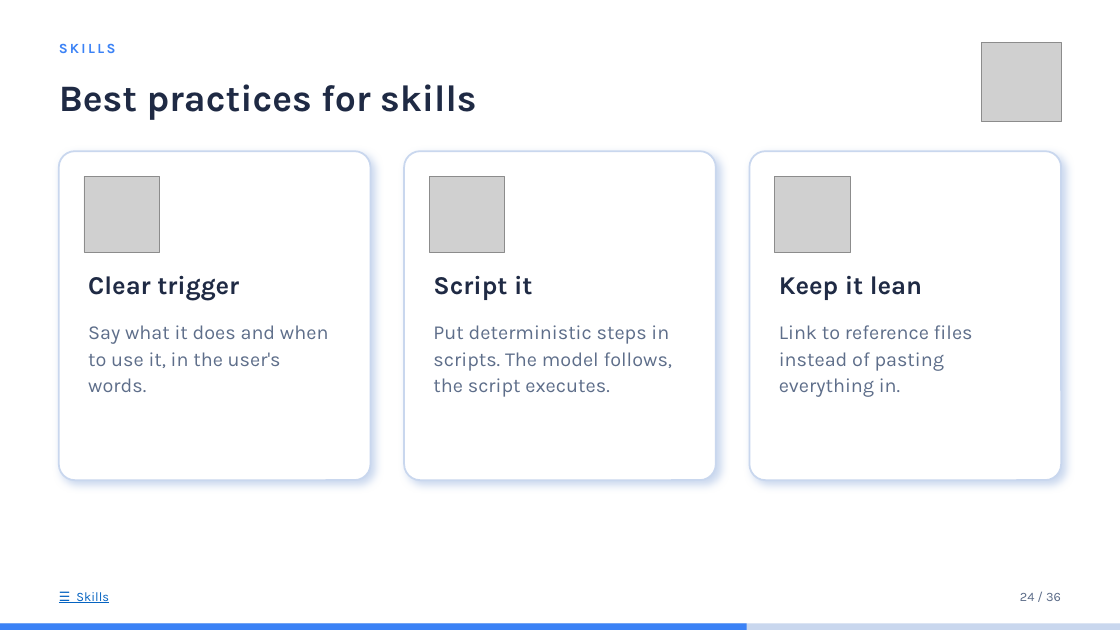
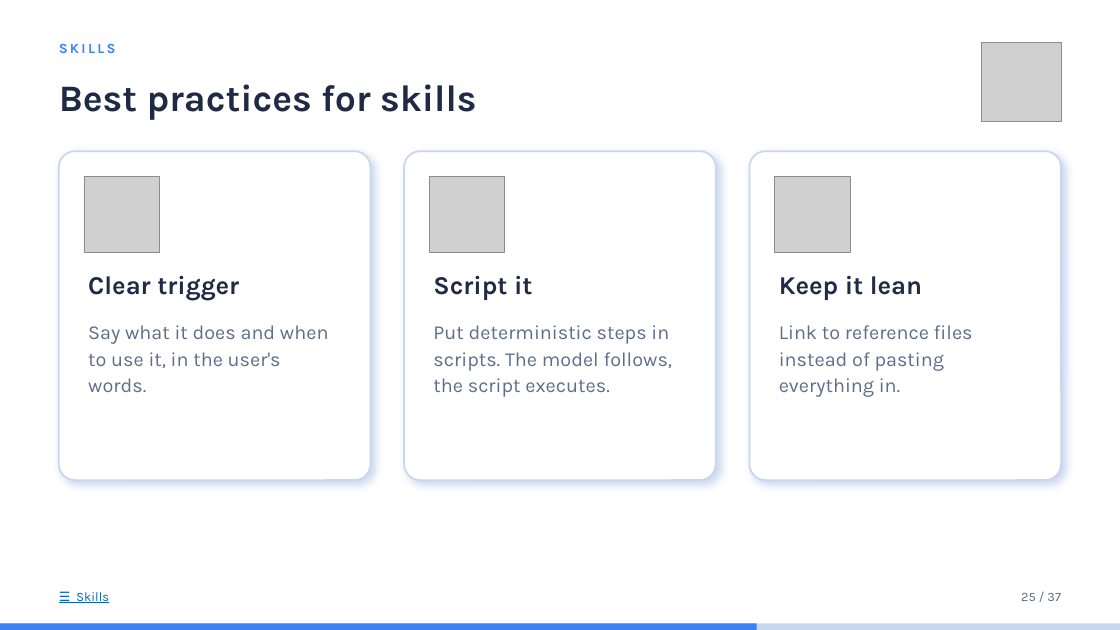
Before and after one commit to idoudist/ai-toolbox-presentation, a slide deck: slide 24 of hello-skills.pptx. Drawn at 1120x630 pixels with LibreOffice and Linux fonts; fonts in the diff are those of the drawing; grey boxes stand for pictures. Boxes give left, top, right and bottom in pixels: in the first picture for what was removed or moved away, otherwise in the second. Text is boxed around its words. In the diff, an @@ line names an element or a change of style, - is before the commit and + after.

```diff
--- a/hello-skills.pptx
+++ b/hello-skills.pptx
@@ text at <box>1021,593,1061,601</box>: text changed @@
-24 / 36
+25 / 37
@@ rectangle: place and size @@
-rectangle at <box>0,623,747,630</box>
+rectangle at <box>0,623,757,630</box>
```
Also in this commit, not shown: 32 other slides changed.
